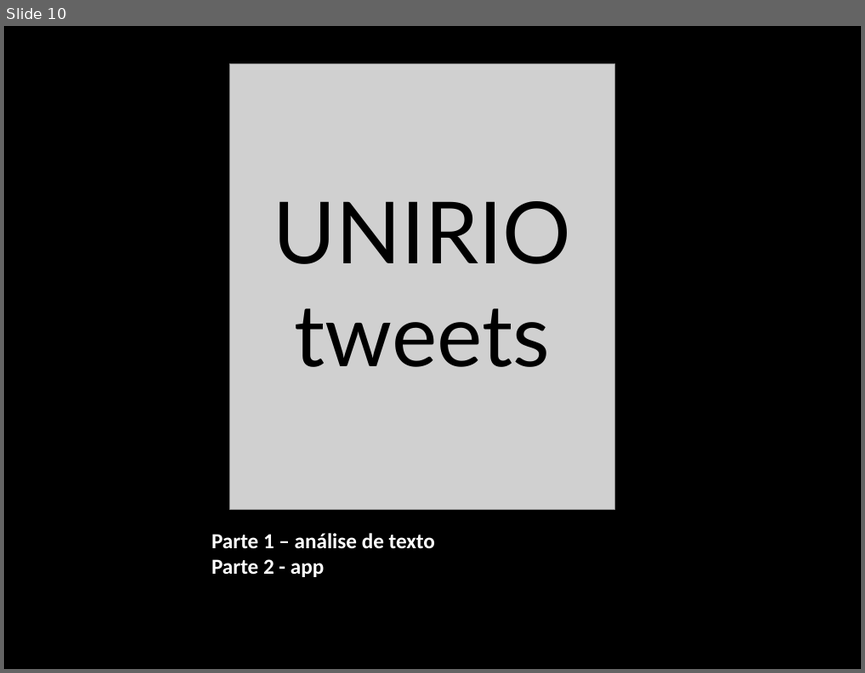
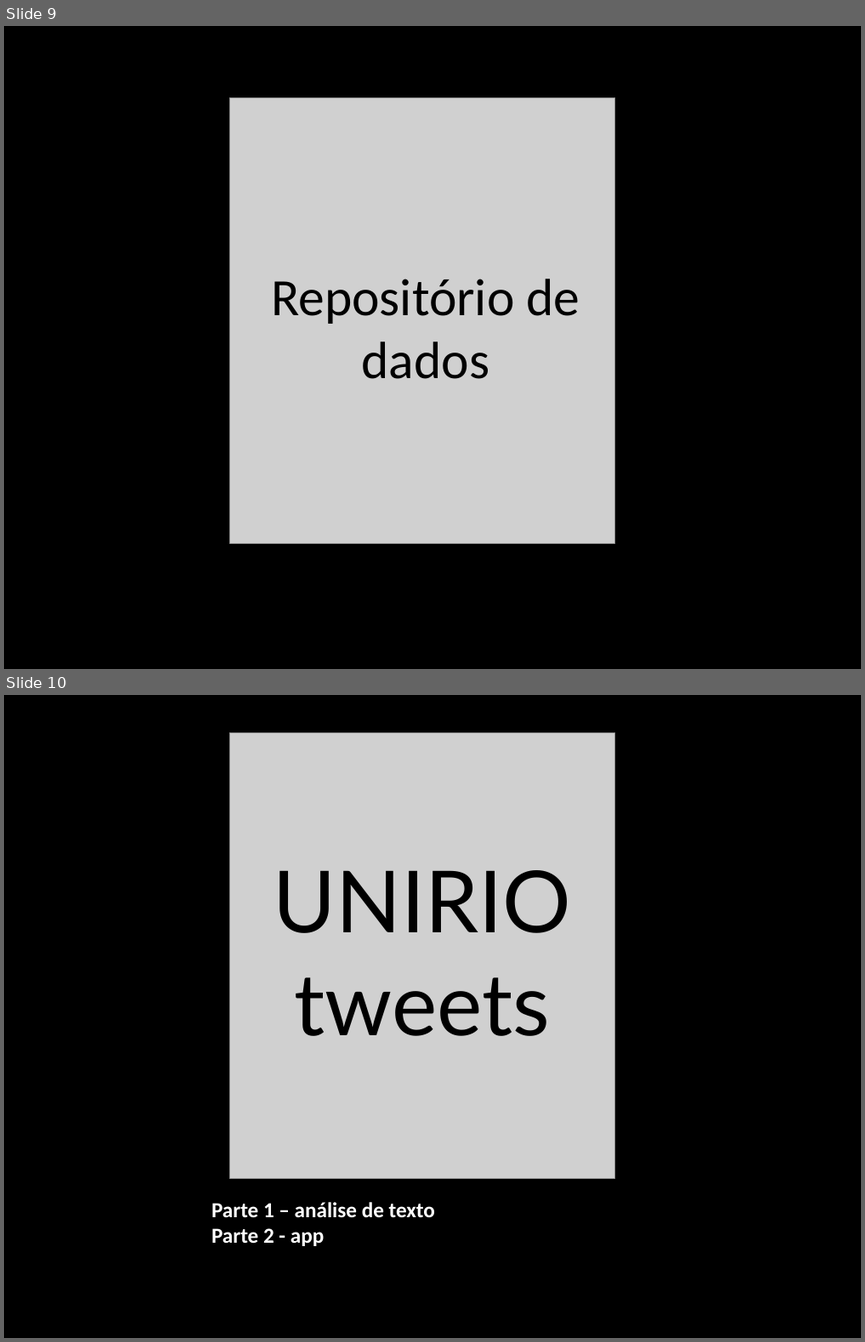
Before and after one commit to DATAUNIRIO/ap, a slide deck: DMQtalks/my_talk.pptx. Shown one above the other, each under a label of ours: slide 10 before the commit, slides 9 and 10 after it. The pictures are 865x673 and 865x1342 pixels, drawn with LibreOffice and Linux fonts; fonts in the diff are those of the drawing; grey boxes stand for pictures. Boxes give left, top, right and bottom in pixels: in the first picture for what was removed or moved away, otherwise in the second. Text is boxed around its words. In the diff, an @@ line names an element or a change of style, - is before the commit and + after.

```diff
--- a/DMQtalks/my_talk.pptx
+++ b/DMQtalks/my_talk.pptx
@@ slide 9 added at box(4, 26, 861, 669), background #000000 @@
@@ picture added at box(230, 97, 615, 543) @@
@@ text added at box(271, 278, 579, 379), 44 pt, text #000000 @@
+Repositório de dados
```
Also in this commit, not shown: 3 slides changed, 2 other slides added, 4 slides removed, 2 other files.
